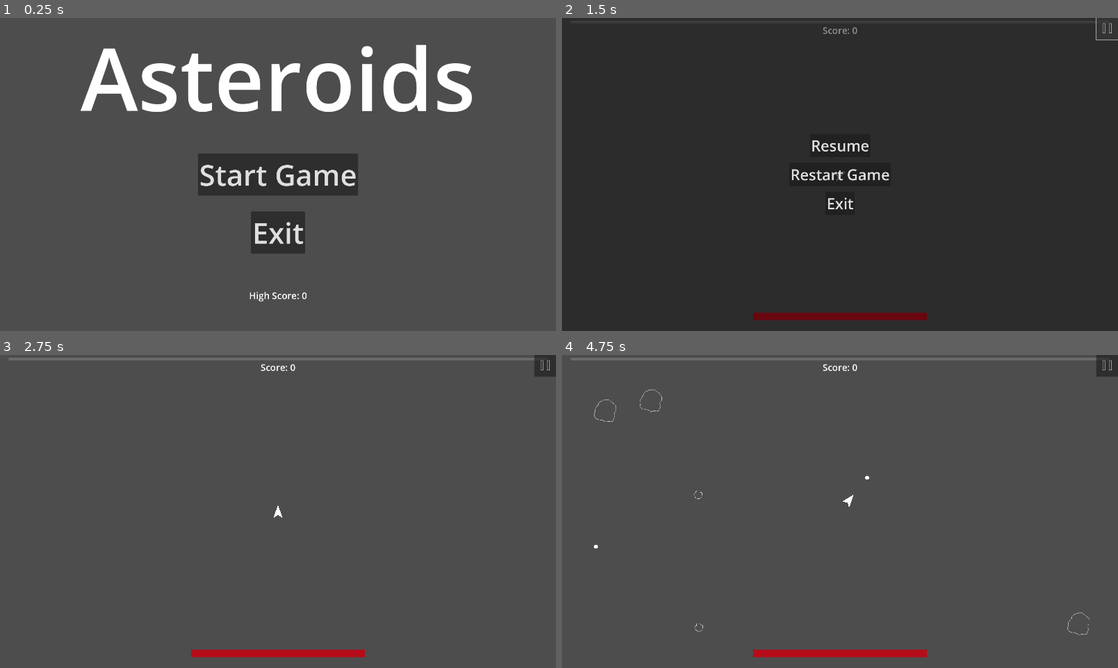
Above: before the commit, frames 1-4 (two rows, left to right).
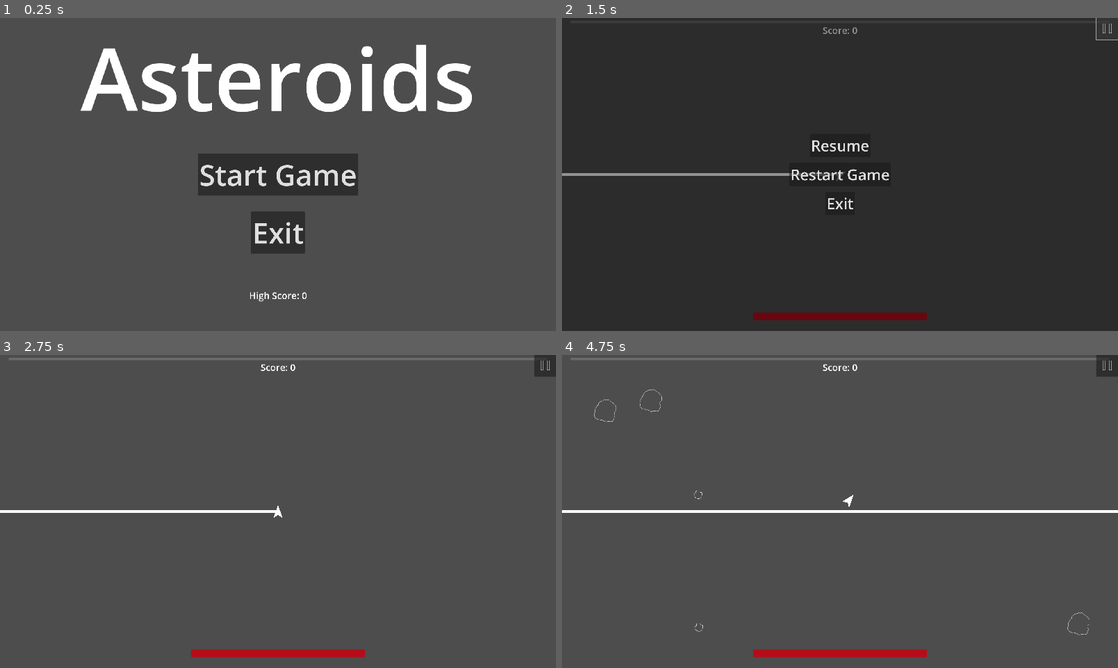
Above: after the commit, the same moments.

Repository: CoilSeb/AsteroidsPersonal
Game: Godot game, scene res://Scenes/Screens/Start Screen/StartScreen.tscn
The game is run twice, just before and just after one commit, with the same random seed, the same clock (stepped at 60 frames per second) and the same inputs.
Inputs (mouse positions are in pixels of both pictures, inside the frame that each line leads up to):
- Up to frame 1 (0.25 s): no input
- Up to frame 2 (1.5 s): click "Start Game" at 0.5 s; click (1106, 27) at 1.25 s
- Up to frame 3 (2.75 s): click "Restart Game" at 2 s
- Up to frame 4 (4.75 s): tap Enter at 2.75 s; move the mouse to (962, 495) at 2.77 s; hold D (rotate_right) 2.78-3.53 s; hold Right mouse button (M2) 2.78-3.53 s; tap Space (shoot) at 3.05, 3.6, 4.55 s; move the mouse to (728, 527) at 3.52 s; hold S (move_backward) 3.53-4.28 s; right-click (728, 527) at 3.8 s; move the mouse to (895, 442) at 4.27 s; press the mouse at (895, 442) at 4.28 s; hold D (rotate_right) from 4.28 s (still down)

The runs differ from the first frame. In frame 1, 0.4% of the frame differs, in the area x 14-85%, y 8-91%; in frame 2, 0.5%; in frame 3, 0.5%; in frame 4, 0.9%, in the area x 0-100%, y 1-62%.

Commit message:
Update game mechanics and UI settings

Diff:
--- a/Global Scripts/Global.gd
+++ b/Global Scripts/Global.gd
@@ -40,7 +40,7 @@
 	move_speed = 0
 	counter_thrust = 0
 
-	damage = 10
+	damage = 2
 	attack_speed = 0.35
 	bullet_speed = 700
 	collision_damage = 10
--- /dev/null
+++ b/Scenes/Laser/Laser.gd
@@ -0,0 +1,16 @@
+extends RayCast2D
+
+var is_casting = false
+
+
+func _ready():
+	pass # Replace with function body.
+
+
+func _process(delta):
+	force_raycast_update()
+
+	if is_colliding():
+		target_position = to_local(get_collision_point())
+
+	$Line2D.points[1] = target_position
--- /dev/null
+++ b/Scenes/Laser/laser.tscn
@@ -0,0 +1,11 @@
+[gd_scene load_steps=2 format=3 uid="uid://3u84kk7t86yl"]
+
+[ext_resource type="Script" path="res://Scenes/Laser/Laser.gd" id="1_85vll"]
+
+[node name="RayCast2D" type="RayCast2D"]
+position = Vector2(0, 540)
+target_position = Vector2(1920, 0)
+script = ExtResource("1_85vll")
+
+[node name="Line2D" type="Line2D" parent="."]
+points = PackedVector2Array(-2, 0, 234, 0)
--- a/Scenes/Player/Player.gd
+++ b/Scenes/Player/Player.gd
@@ -4,6 +4,8 @@
 @onready var Ui = get_parent().get_node("UI")
 
 var bulletScene = preload("res://Scenes/Bullets/Bullet.tscn")
+var laserScene = preload("res://Scenes/Laser/laser.tscn")
+var laserInstance
 var screen_size
 var rotateSpeed = 5
 var thrust
@@ -11,8 +13,9 @@
 var slowDown = 1
 var shootTimer = null
 var immunity_timer = null
-var d
 var using_mouse = false
+var laser = true
+var laser_made = false
 
 
 func _ready():
@@ -54,18 +57,28 @@
 		rotate(get_angle_to(get_global_mouse_position()) + (0.5 * PI))
 	if Input.is_action_pressed("move_forward") || Input.is_action_pressed("M1"):
 		velocity += ((Vector2(0, -1) * thrust * delta).rotated(rotation))
+	elif Input.is_action_just_pressed("move_backward"):
+		velocity += ((Vector2(0, 10) * counter_thrust * delta).rotated(rotation))
 	else:
 		velocity = lerp(velocity, Vector2.ZERO, slowDown * delta)
 		if velocity.length() >= -10 && velocity.length() <= 10:
 			velocity = Vector2.ZERO
 
-	if Input.is_action_pressed("move_backward"):
-		velocity += ((Vector2(0, 10) * counter_thrust * delta).rotated(rotation))
 
 	move_and_collide(velocity * delta)
 
 	# Shooting
-	if (Input.is_action_pressed("shoot") || Input.is_action_pressed("M2")) && shootTimer.time_left == 0:  # Use action_just_pressed to prevent multiple bullets on a single press
+	if laser:
+		if !laser_made:
+			laserInstance = laserScene.instantiate()
+			get_parent().add_child(laserInstance)
+			laser_made = true
+		if Input.is_action_pressed("shoot") || Input.is_action_pressed("M2"):
+			laserInstance.global_position = global_position + Vector2(0, -15).rotated(rotation)
+		if Input.is_action_just_released("shoot") || Input.is_action_just_released("M2"):
+			laserInstance.queue_free()
+			laser_made = false
+	elif (Input.is_action_pressed("shoot") || Input.is_action_pressed("M2")) && shootTimer.time_left == 0:  # Use action_just_pressed to prevent multiple bullets on a single press
 		var bulletInstance = bulletScene.instantiate()  # Create a new instance of the Bullet scene
 		get_parent().add_child(bulletInstance)  # Add it to the player node or a designated parent node for bullets
 		bulletInstance.global_position = global_position  # Set the bullet's position
@@ -76,8 +89,6 @@
 		destroy()
 		GameScene.player = true
 
-	d = delta
-	#print(d * 0.4)
 
 
 func _on_area_2d_area_entered(area):
--- a/Scenes/Screens/Game Scene/GameScene.gd
+++ b/Scenes/Screens/Game Scene/GameScene.gd
@@ -153,7 +153,7 @@
 	print("wave 10")
 	for i in range(10):
 		spawn_Asteroid()
-	timer_wave10.start(30)
+	timer_wave10.start(20)
 
 
 func _on_wave_timer_timeout():
--- a/Scenes/UI/UI.gd
+++ b/Scenes/UI/UI.gd
@@ -212,33 +212,6 @@
 	if my_upgrade.next_upgrade != null:
 		Global.upgrades_test.append(my_upgrade.next_upgrade)
 
-	##Move Speed
-	#if my_upgrade == "move_speed_up1":
-		#Global.move_speed += 100
-		#Global.my_upgrades_test[5] = "move_speed_up2"
-	#if my_upgrade == "move_speed_up2":
-		#Global.move_speed += 150
-		#update_max_health(-50)
-		#Global.my_upgrades_test[5] = "move_speed_up3"
-		#if Global.health > 50:
-			#update_health(-50)
-	#if my_upgrade == "move_speed_up3":
-		#Global.move_speed += 200
-		#update_max_health(-50)
-		#Global.my_upgrades_test[5] = " "
-		#if Global.health > 50:
-			#update_health(-50)
-	##Counter Thrust
-	#if my_upgrade == "counter_thrust_up1":
-		#Global.counter_thrust += 100
-		#Global.my_upgrades_test[6] = "counter_thrust_up2"
-	#if my_upgrade == "counter_thrust_up2":
-		#Global.counter_thrust += 150
-		#Global.my_upgrades_test[6] = "counter_thrust_up3"
-	#if my_upgrade == "counter_thrust_up3":
-		#Global.counter_thrust += 250
-		#Global.my_upgrades_test[6] = " "
-
 	for i in range(upgrades.size()-1):
 		upgrades[i] = null
 	first_upgrade = null
--- a/Scenes/UI/UI.tscn
+++ b/Scenes/UI/UI.tscn
@@ -268,7 +268,7 @@
 expand_icon = true
 
 [node name="Level_Up_Timer" type="Timer" parent="."]
-wait_time = 0.2
+wait_time = 0.5
 one_shot = true
 
 [connection signal="pressed" from="Restart" to="." method="_on_restart_pressed"]
--- a/Upgrades/Solo_Upgrades/counter_thrust.tres
+++ b/Upgrades/Solo_Upgrades/counter_thrust.tres
@@ -5,19 +5,19 @@
 [sub_resource type="Resource" id="Resource_0nun0"]
 script = ExtResource("1_wg1gf")
 upgrade_name = "counter_thrust"
-upgrade_text = "Upgrade counter thrust by 250 "
-upgrade_value = 250.0
+upgrade_text = "Upgrade counter thrust by 200 "
+upgrade_value = 200.0
 
 [sub_resource type="Resource" id="Resource_ukgxh"]
 script = ExtResource("1_wg1gf")
 upgrade_name = "counter_thrust"
-upgrade_text = "Upgrade counter thrust by 150 "
+upgrade_text = "Upgrade counter thrust by 100 "
 next_upgrade = SubResource("Resource_0nun0")
-upgrade_value = 150.0
+upgrade_value = 100.0
 
 [resource]
 script = ExtResource("1_wg1gf")
 upgrade_name = "counter_thrust"
-upgrade_text = "Upgrade counter thrust by 100 "
+upgrade_text = "Upgrade counter thrust by 300 "
 next_upgrade = SubResource("Resource_ukgxh")
-upgrade_value = 100.0
+upgrade_value = 500.0
--- a/Upgrades/Solo_Upgrades/health_up.tres
+++ b/Upgrades/Solo_Upgrades/health_up.tres
@@ -25,7 +25,7 @@
 script = ExtResource("1_nplsq")
 upgrade_name = "health"
 upgrade_text = "Upgrades health by 150"
-upgrade_value = 150
+upgrade_value = 0.0
 upgrade_function = SubResource("GDScript_qyksv")
 
 [sub_resource type="Resource" id="Resource_84j6l"]
@@ -33,7 +33,7 @@
 upgrade_name = "health"
 upgrade_text = "Upgrades health by 100"
 next_upgrade = SubResource("Resource_rkgik")
-upgrade_value = 100
+upgrade_value = 0.0
 upgrade_function = SubResource("GDScript_qyksv")
 
 [resource]
@@ -41,4 +41,4 @@
 upgrade_name = "health"
 upgrade_text = "Upgrades health by 50"
 next_upgrade = SubResource("Resource_84j6l")
-upgrade_value = 50
+upgrade_value = 0.0
--- a/Upgrades/upgrades.gd
+++ b/Upgrades/upgrades.gd
@@ -21,6 +21,10 @@
 			upgrade_collision_damage()
 		"health_regen":
 			upgrade_health_regen()
+		"move_speed":
+			upgrade_move_speed()
+		"counter_thrust":
+			upgrade_counter_thrust()
 
 func upgrade_health():
 	Global.update_max_health.emit(upgrade_value)
--- a/project.godot
+++ b/project.godot
@@ -89,3 +89,7 @@
 "events": [Object(InputEventKey,"resource_local_to_scene":false,"resource_name":"","device":-1,"window_id":0,"alt_pressed":false,"shift_pressed":false,"ctrl_pressed":true,"meta_pressed":false,"pressed":false,"keycode":0,"physical_keycode":76,"key_label":0,"unicode":0,"echo":false,"script":null)
 ]
 }
+
+[rendering]
+
+textures/canvas_textures/default_texture_filter=0
Not shown, added: Scenes/Player/PlaBBC0.tmp
